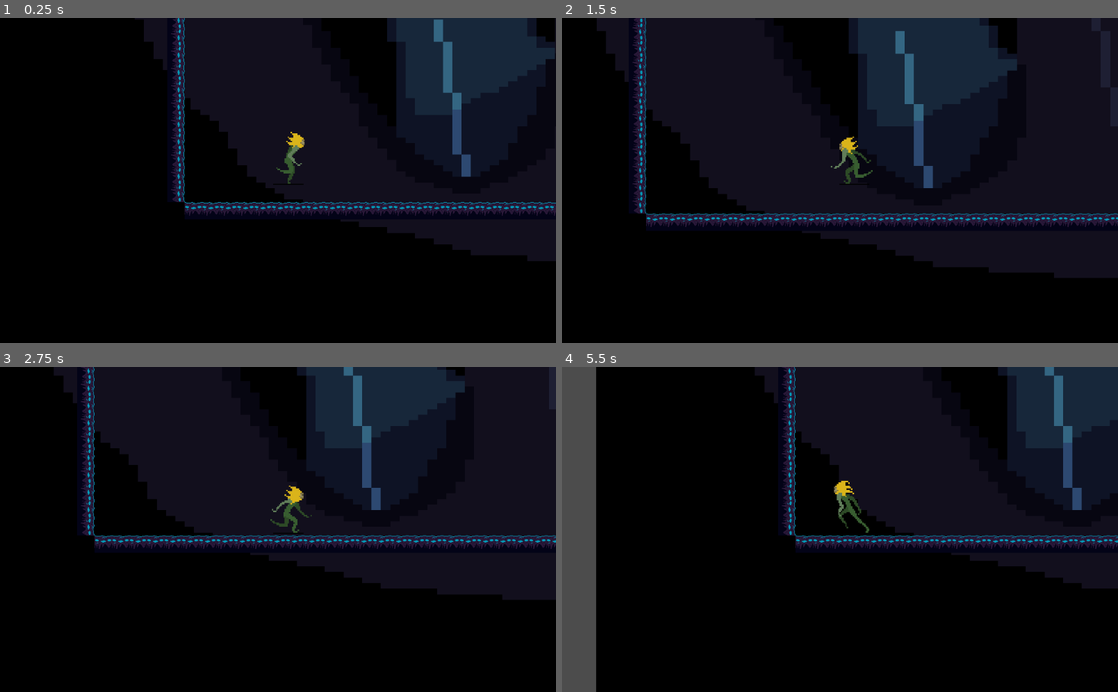
Above: before the commit, frames 1-4 (two rows, left to right).
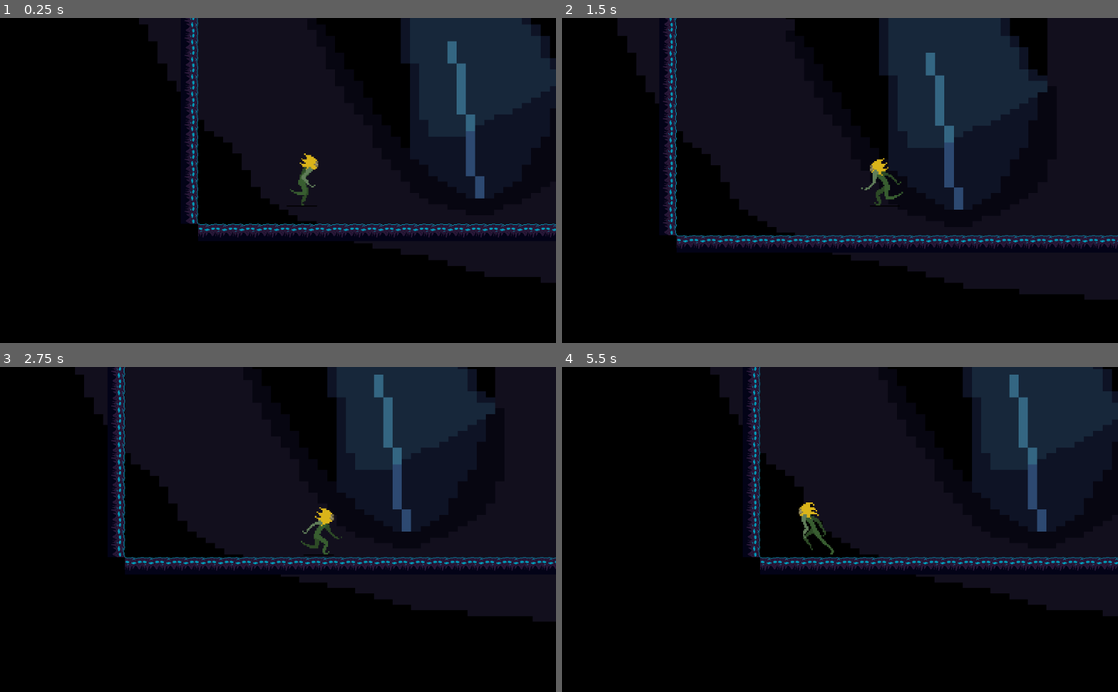
Above: after the commit, the same moments.

Repository: SpencerClark5/Bloom
Game: Godot game, scene res://Scenes/Game.tscn
Two runs of this game, one before a commit and one after it. Both use one fixed random seed, a clock stepped at 60 frames per second and the inputs below.
Inputs:
- Up to frame 1 (0.25 s): no input
- Up to frame 2 (1.5 s): hold D (Right) 0.53-1.28 s; tap Space (Jump) at 0.77 s; hold A (Left) from 1.28 s (still down)
- Up to frame 3 (2.75 s): tap Space (Jump) at 1.52 s; release A (Left) at 2.03 s; hold D (Right) from 2.03 s (still down)
- Up to frame 4 (5.5 s): tap Space (Jump) at 3.02, 3.77, 4.52 s; release D (Right) at 3.53 s; hold A (Left) from 3.53 s (still down)

The runs differ from the first frame. In frame 1, 11% of the frame differs, in the area x 24-100%, y 0-82%; in frame 2, 17%; in frame 3, 15%; in frame 4, 23%, in the area x 0-100%, y 0-100%.

Commit message:
Camera Updated

Diff:
--- a/BloomGame/Scenes/WalkTest.tscn
+++ b/BloomGame/Scenes/WalkTest.tscn
@@ -75,4 +75,10 @@
 polygon = PoolVector2Array( -23, -60, -7, -61, 11, -53, 18, -46, 21, -26, 19, -6, 17, 5, 8, 23, 16, 36, 16, 43, -42, 43, -43, 31, -27, 29 )
 
 [node name="Camera2D" type="Camera2D" parent="."]
+position = Vector2( -56, -40 )
 current = true
+limit_left = -845
+limit_top = -1440
+limit_right = 3450
+limit_bottom = 465
+limit_smoothed = true
